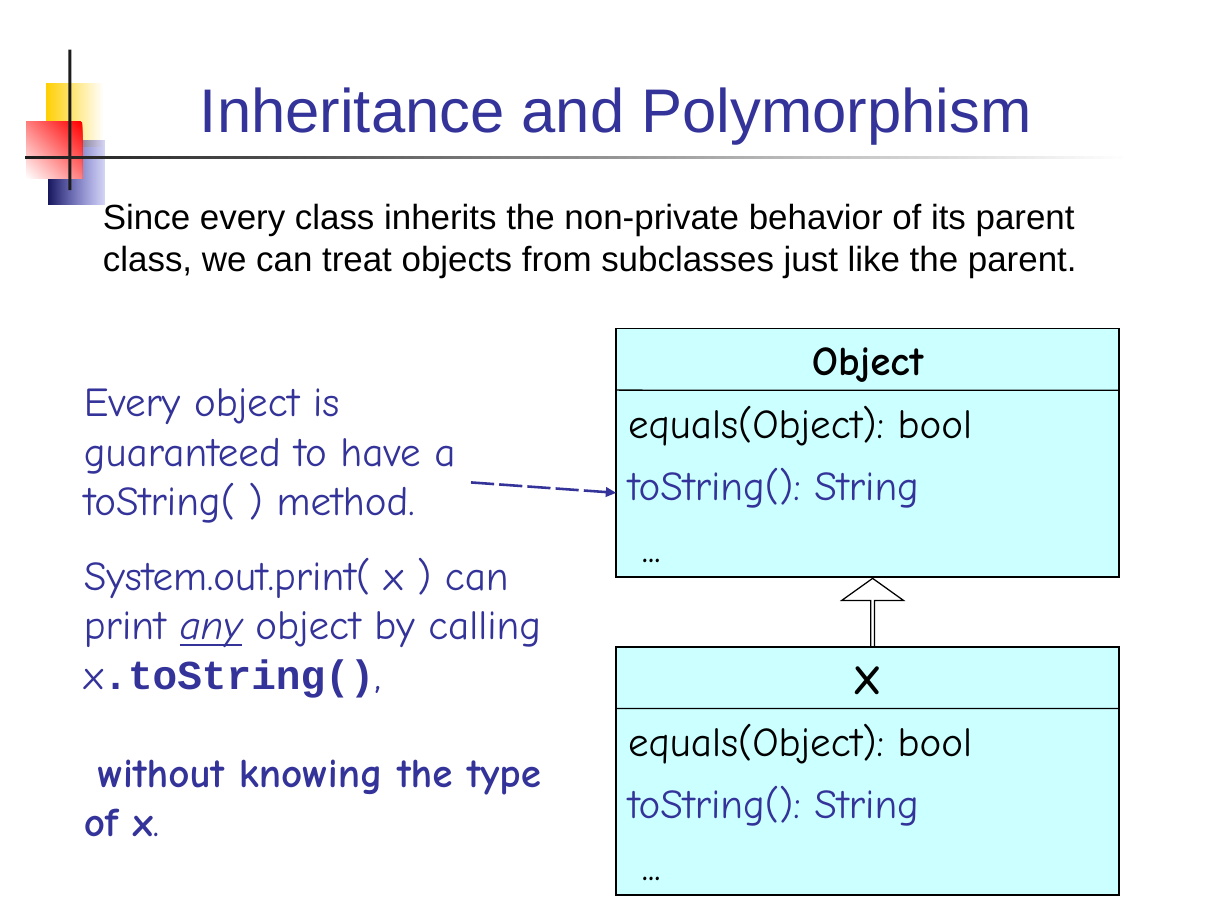
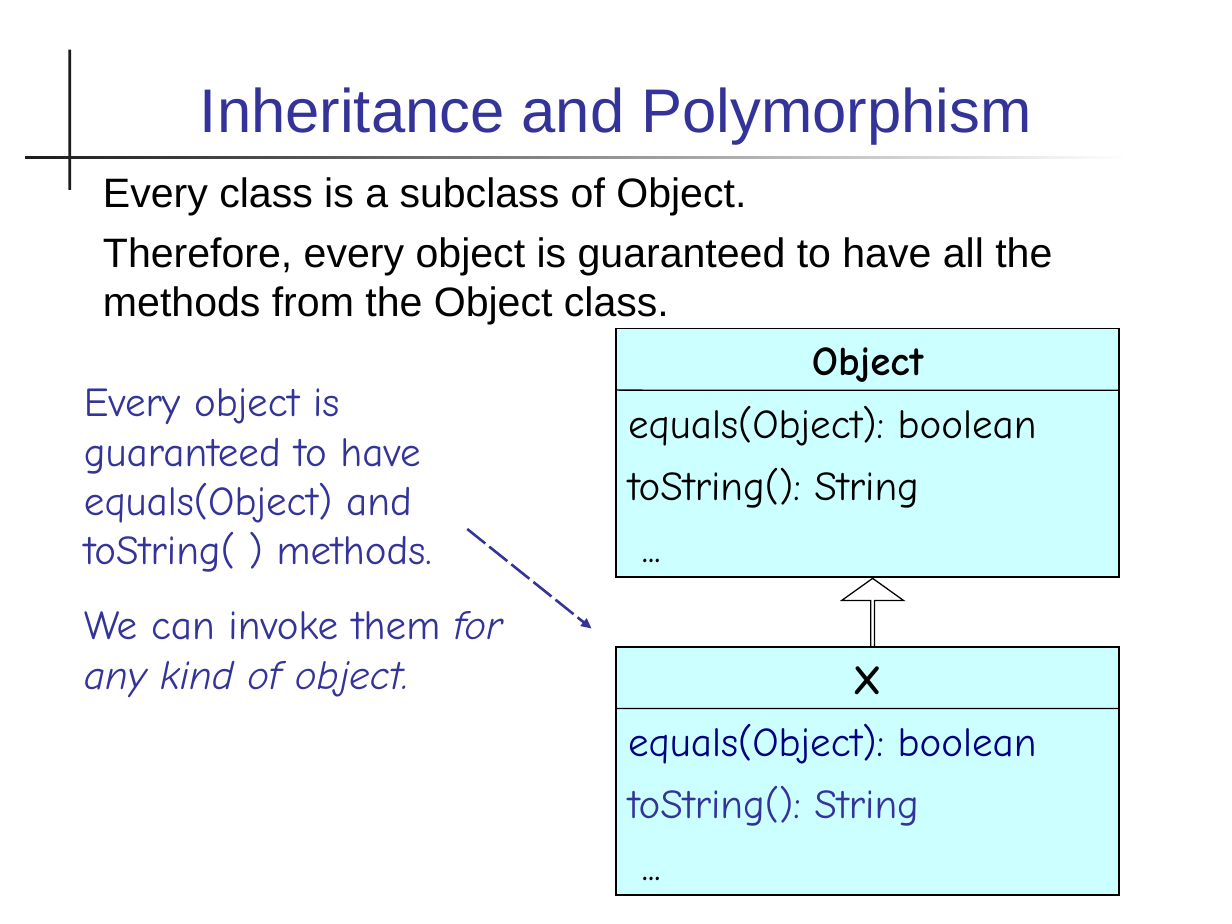
Before and after one commit to skeoop/skeoop.github.io, a slide deck: slide 9 of week2/1-Polymorphism.ppt (slide 10 before the commit). Drawn at 1232x924 pixels with LibreOffice and Linux fonts; fonts in the diff are those of the drawing. Boxes give left, top, right and bottom in pixels: in the first picture for what was removed or moved away, otherwise in the second. Text is boxed around its words. In the diff, an @@ line names an element or a change of style, - is before the commit and + after.

```diff
--- a/week2/1-Polymorphism.ppt
+++ b/week2/1-Polymorphism.ppt
@@ rectangle removed at (46,83,103,147) @@
@@ rectangle removed at (27,122,83,179) @@
@@ rectangle removed at (48,140,103,205) @@
@@ text added at (103,177,1052,324), 24 pt, text #000000 @@
+Every class is a subclass of Object.
+Therefore, every object is guaranteed to have all the methods from the Object class.
@@ text removed at (103,201,1077,278) @@
-Since every class inherits the non-private behavior of its parent class, we can treat objects from subclasses just like the parent.
@@ text at (84,388,503,697): text changed @@
-Every object is guaranteed to have a toString( ) method.
-System.out.print( x ) can print any object by calling x.toString(),
-without knowing the type of x.
+Every object is guaranteed to have equals(Object) and toString( ) methods.
+We can invoke them for any kind of object.
@@ text in rectangle at (628,406,1037,446): text changed @@
-equals(Object): bool
+equals(Object): boolean
@@ text in rectangle at (628,468,919,508): text colour #333399 to #000000 in "toString(): String" @@
@@ arrow moved from (472, 483) - (616, 493) to (468, 530) - (591, 628) @@
@@ text in rectangle at (628,724,1037,764): text changed; text colour #000000 to #000080 @@
-equals(Object): bool
+equals(Object): boolean
```
Also in this commit, not shown: 30 other slides changed, 7 slides added, 1 slide removed, 5 other files.
